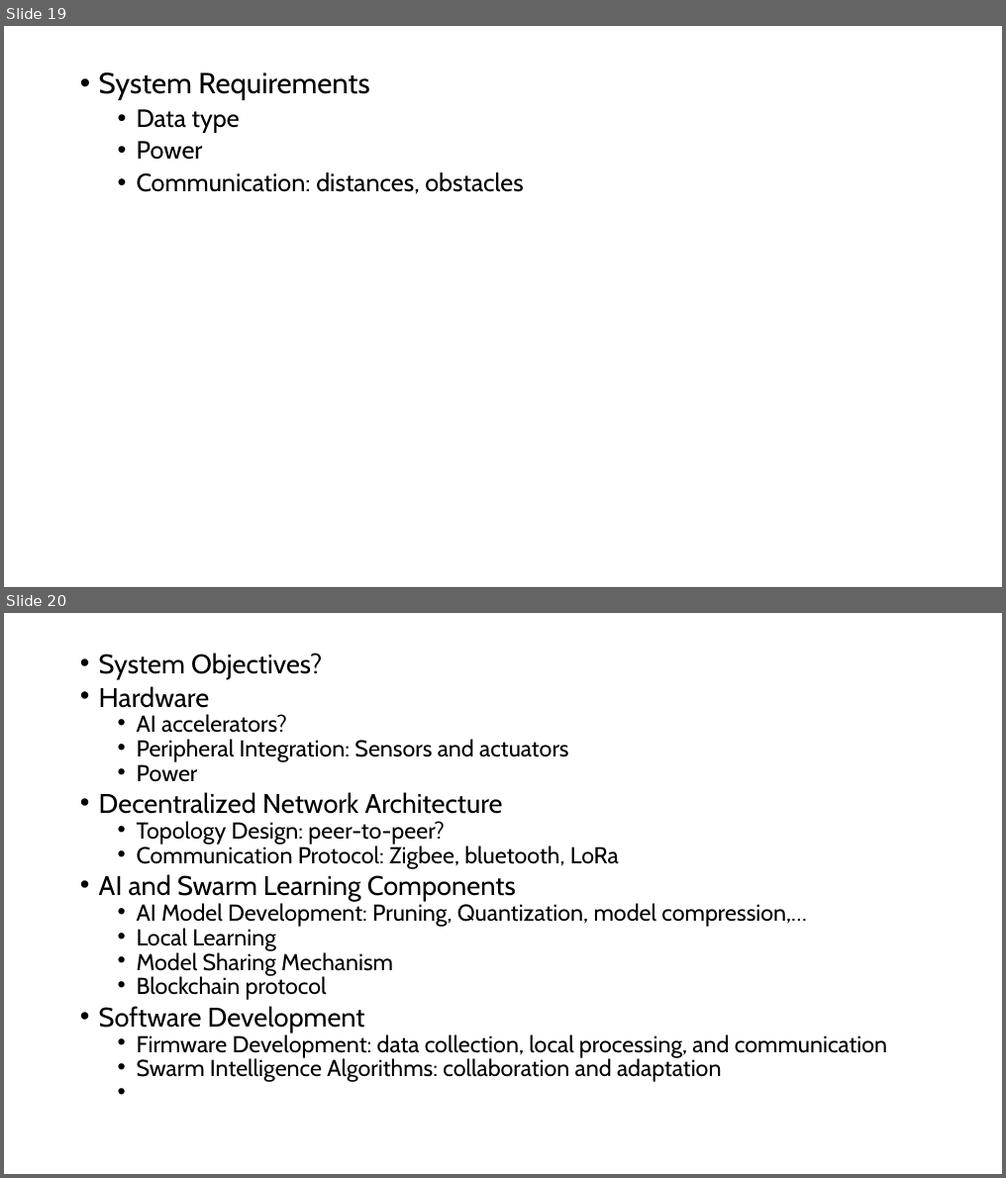
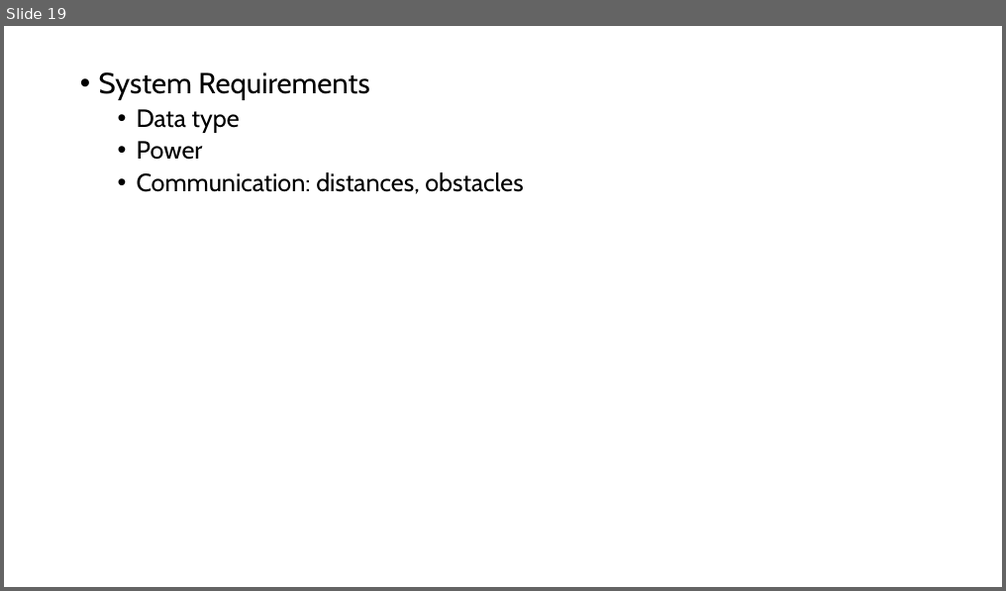
Before and after one commit to GXG-CS/on_device_learning, a slide deck: Swarm TinyML.pptx. Shown one above the other, each under a label of ours: slides 19 and 20 before the commit, slide 19 after it. The pictures are 1006x1178 and 1006x591 pixels, drawn with LibreOffice and Linux fonts; fonts in the diff are those of the drawing. Boxes give left, top, right and bottom in pixels: in the first picture for what was removed or moved away, otherwise in the second. Text is boxed around its words. In the diff, an @@ line names an element or a change of style, - is before the commit and + after.

Commit message:
changes

```diff
--- a/Swarm TinyML.pptx
+++ b/Swarm TinyML.pptx
@@ slide 20 removed at box(4, 613, 1002, 1174), background #FFFFFF @@
@@ text removed at box(99, 653, 887, 1082) @@
-• System Objectives?
-• Hardware
-  • AI accelerators?
-  • Peripheral Integration: Sensors and actuators
-  • Power
-• Decentralized Network Architecture
-  • Topology Design: peer-to-peer?
-  • Communication Protocol: Zigbee, bluetooth, LoRa
-• AI and Swarm Learning Components
-  • AI Model Development: Pruning, Quantization, model compression,…
-  • Local Learning
-  • Model Sharing Mechanism
-  • Blockchain protocol
-• Software Development
-  • Firmware Development: data collection, local processing, and communication
-  • Swarm Intelligence Algorithms: collaboration and adaptation
```
